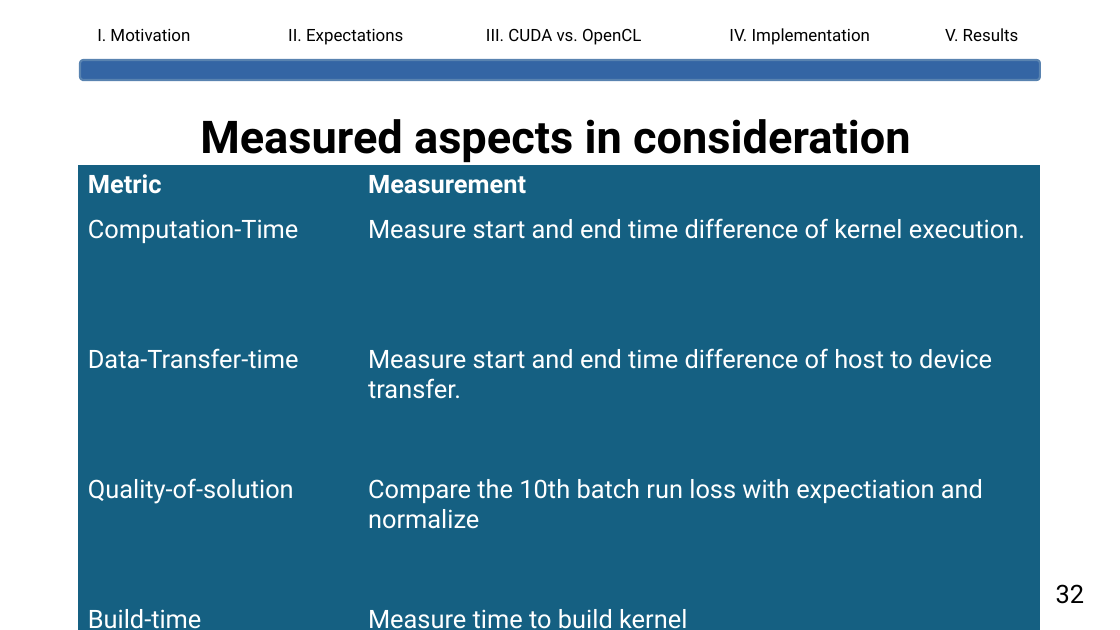
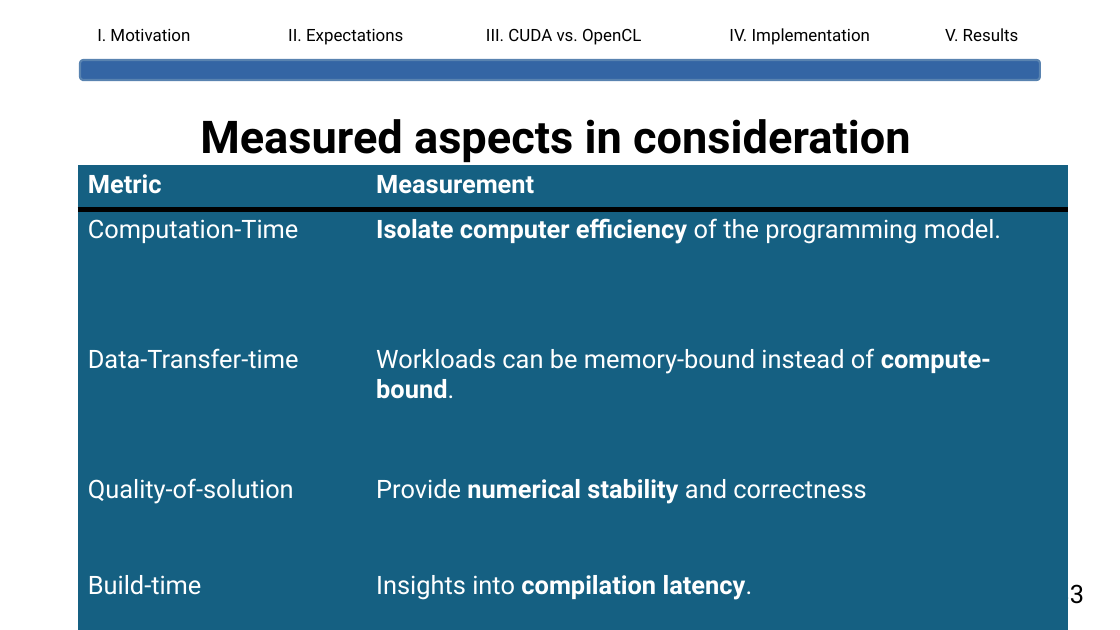
Before and after one commit to lhahner/opti-perf, a slide deck: slide 35 of docs/presentation/final-presentation.odp (slide 41 before the commit). Drawn at 1120x630 pixels with LibreOffice and Linux fonts; fonts in the diff are those of the drawing. Boxes give left, top, right and bottom in pixels: in the first picture for what was removed or moved away, otherwise in the second. Text is boxed around its words. In the diff, an @@ line names an element or a change of style, - is before the commit and + after.

```diff
--- a/docs/presentation/final-presentation.odp
+++ b/docs/presentation/final-presentation.odp
@@ table at [77, 165, 1068, 603] @@
-row 2, column 2: Measure start and end time difference of kernel execution.
+row 2, column 2: Isolate computer efficiency of the programming model.
-row 4, column 2: Measure start and end time difference of host to device transfer.
+row 4, column 2: Workloads can be memory-bound instead of compute-bound.
-row 6, column 2: Compare the 10th batch run loss with expectiation and normalize
+row 6, column 2: Provide numerical stability and correctness
-row 8, column 2: Measure time to build kernel
+row 8, column 2: Insights into compilation latency.
@@ borders changed @@
@@ table: place and size @@
-table at [77, 165, 1040, 630]
+table at [77, 165, 1068, 603]
@@ text at [1056, 580, 1085, 609]: text changed @@
-32
+33
```
Also in this commit, not shown: 29 other slides changed, 6 slides removed, 1 other file.
